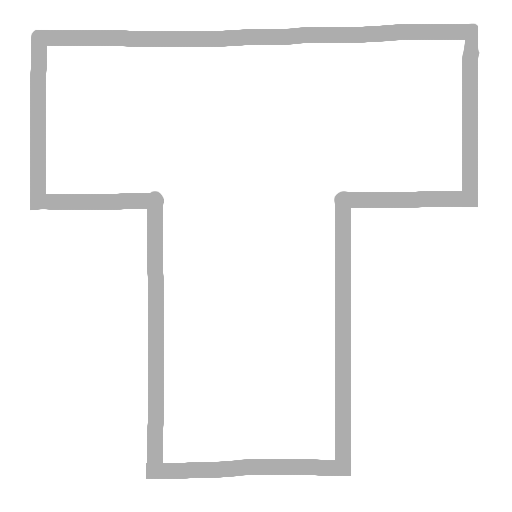
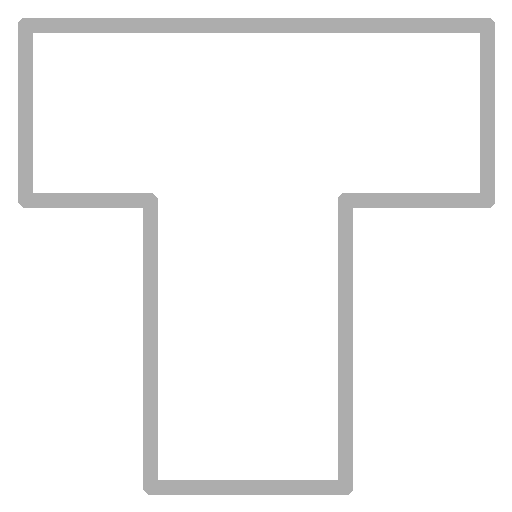
The second (512, 512) image is a revision of the first. Changes to its layers:
added layer "Layer #3" above "Layer #1" over 18, 18, 495, 495
hid "Layer #1" over 30, 23, 480, 479
hid "Layer #2" over 41, 33, 472, 472
